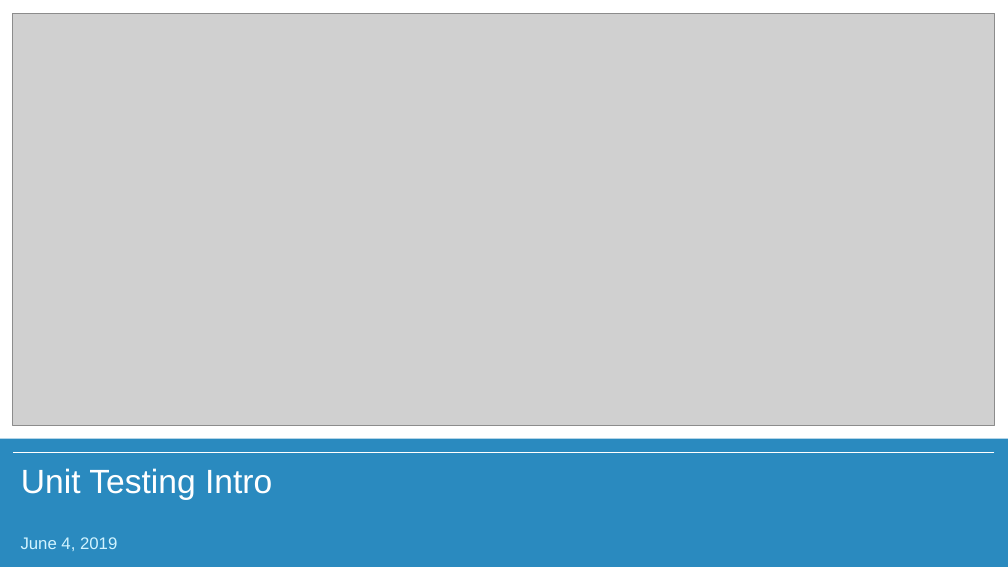
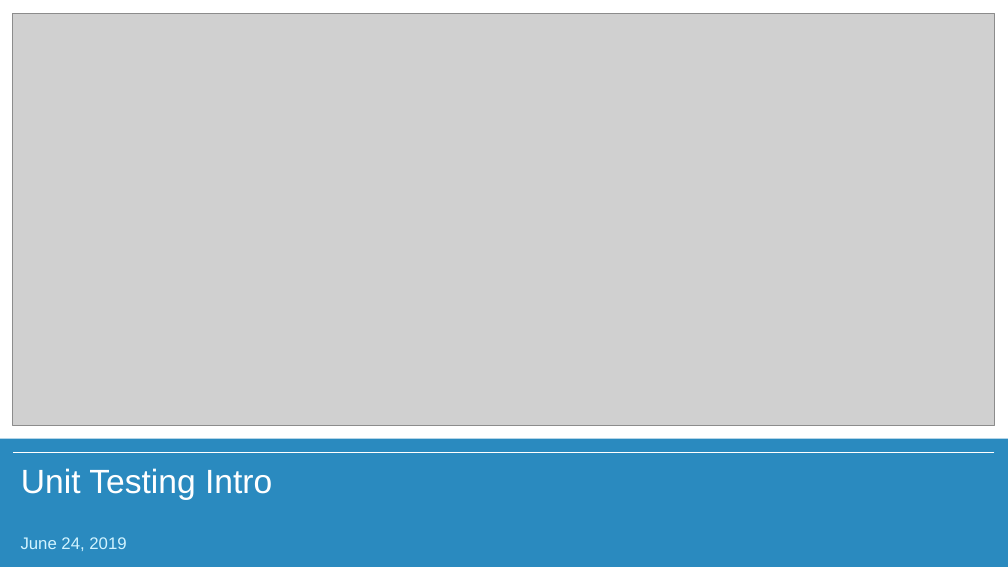
Before and after one commit to Contrapuntist/jesttutorial, a slide deck: slide 1 of presentation/unittestingintro.pptx. Drawn at 1008x567 pixels with LibreOffice and Linux fonts; fonts in the diff are those of the drawing; grey boxes stand for pictures; background and template pictures are left out. Boxes give left, top, right and bottom in pixels: in the first picture for what was removed or moved away, otherwise in the second. Text is boxed around its words. In the diff, an @@ line names an element or a change of style, - is before the commit and + after.

```diff
--- a/presentation/unittestingintro.pptx
+++ b/presentation/unittestingintro.pptx
@@ text at <box>21,537,126,551</box>: text changed @@
-June 4, 2019
+June 24, 2019
```
Also in this commit, not shown: 7 other files.
